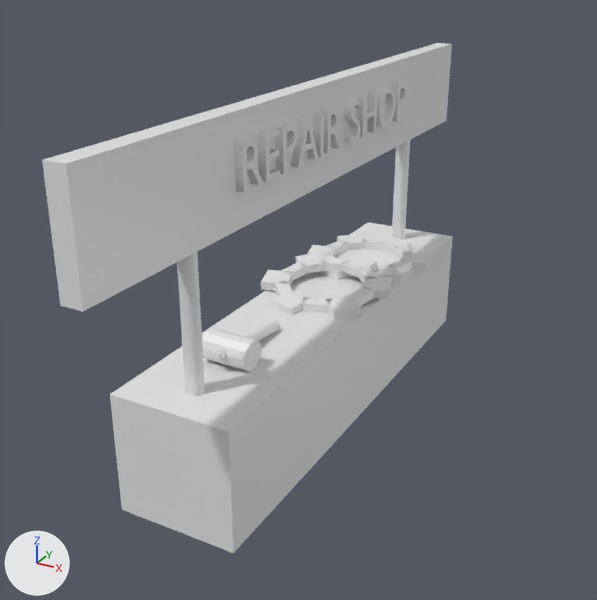
An edit to the FBX model Content/Blender/repair-shop.fbx, drawn before and after from the same camera.
The view is the same before and after, from a 50 mm camera at (10.9, -20.1, 10.3) aimed at (0.2, -0.7, 0.6). Lighting does not change. The marker at lower left points along +X, +Y and +Z. Where no turn or scale is listed for an object, it has been applied to the vertices. Vertices at the same position are counted once.

Script lines for the objects in view, before the commit:
```python
me_cylinder_003 = bpy.data.meshes.new('Cylinder.003')
me_cylinder_003.from_pydata(...)  # 408 vertices, 322 faces; spans x -2.2..2.0, y -9.4..11.3, z -3.6..6.6
me_cylinder_003.materials.append(mat_material)  # white #e7e7e7
me_text_001 = bpy.data.meshes.new('Text.001')
me_text_001.from_pydata(...)  # 1114 vertices, 1655 faces; spans x 8.0..592.0, y -10.0..10.0, z -69.0..1.0
ob_cylinder_003 = bpy.data.objects.new('Cylinder.003', me_cylinder_003)
ob_cylinder_003.location = (0.0, 0.0, 0.0)
ob_text = bpy.data.objects.new('Text', me_text_001)
ob_text.location = (0.27, -4.05, 4.67)
ob_text.rotation_euler = (-3.142, 0.0, 1.571)  # degrees (-180, 0, 90)
ob_text.scale = (0.0175, 0.0175, 0.0175)
```
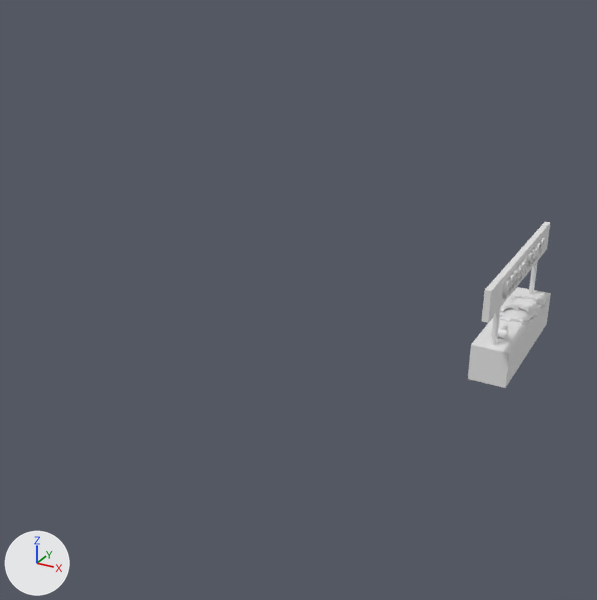
Boxes (x1, y1, x2, y2) around the edits, measured in the pictures (597 x 600 px):
'Cylinder.003', mesh rescaled (80% narrower, 67% shorter)
    before: (42, 43, 453, 553)
    after: (468, 222, 551, 388)
'Text', moved, rescaled (75% narrower, 44% shorter)
    before: (234, 83, 407, 193)
    after: (502, 238, 545, 299)

The change, as a list of edits to the scene's bpy script:
```text
Change me_cylinder_003:
    where me_cylinder_003.from_pydata(...)  # 408 vertices, 322 faces; spans x -2.2..2.0, y -9.4..11.3, z -3.6..6.6
    used by ob_cylinder_003; location = (0.0, 0.0, 0.0)
    me_cylinder_003 part 1: the whole mesh is scaled about its middle by 0.277, then moved by (6.3, -0.7, -0.1)
Change ob_text:
    ob_text.location: (0.27, -4.05, 4.67) -> (6.31, -1.59, 2.22)
    ob_text.scale: (0.0175, 0.0175, 0.0175) -> (0.00644, 0.00644, 0.00644)
```
